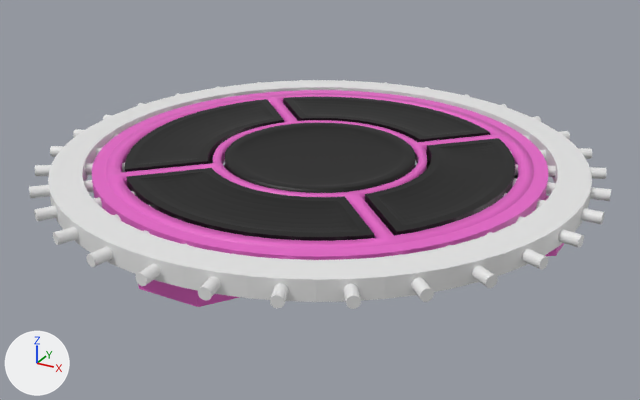
A saved change to the Blender file dpad.blend.
Camera for both pictures: a 50 mm camera at (2.08, -3.78, 1.62) aimed at (0.03, -0.05, -0.24). Arrows for +X, +Y and +Z are at lower left; the lights stay in place.

Objects in the first picture: 'Arrows', 'Circle', 'Circle.001', 'Enter', 'SMD Button Housing'.
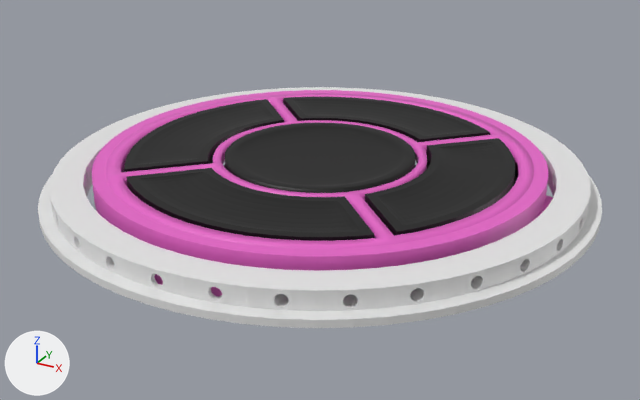
ob_empty_006 is not drawn itself; it is the parent of ob_circle_001.
ob_circle_002 is not drawn itself; it is used by a modifier of ob_circle.
ob_circle_003 is not drawn itself; it is used by a modifier of ob_circle.

Boxes [x1, y1, x2, y2] around the edits, measured in the pictures (640 x 400 px; the box of a moved part takes in the faces that stretch with it):
'Circle', mesh rescaled, moved, modifiers changed, reshaped (9% taller): before [48, 80, 592, 302]; after [38, 87, 602, 328]
'Circle.001', hidden: before [29, 80, 611, 309]
part 1 of me_circle_012, moved or reshaped: before [29, 80, 611, 309]; after [56, 172, 583, 308]

Edits to the bpy script that builds the scene:
```text
Change me_circle_012:
    where me_circle_012.from_pydata(...)  # 32 vertices, 1 face; spans x -0.0282..0.0282, y 0.9259, z 0.0266..0.083
    used by ob_circle_001; parent = ob_empty_006; location = (0.0, 0.0, 0.0); rotation_euler = (0.0, 0.0, 0.196), in degrees (0, 0, 11)
    me_circle_012 part 1: the whole mesh is scaled about its middle by (1.05, 1, 1.05)
Add me_circle_014:
    me_circle_014.from_pydata(...)  # 128 vertices, 66 faces; spans x -1.33..1.33, y -1.33..1.33, z -0.04..0.05
Add me_circle_013:
    me_circle_013.from_pydata(...)  # 256 vertices, 256 faces; spans x -1.42..1.42, y -1.42..1.42, z -0.04..0.0
Change ob_circle:
    add ob_circle.parent = ob_empty_006
    add ob_circle.matrix_parent_inverse = Matrix(((1.0, 0.0, 0.0, 0.0), (0.0, 1.0, 0.0, 0.0), (0.0, 0.0, 1.0, 0.104), (0.0, 0.0, 0.0, 1.0)))
    add _m = ob_circle.modifiers.new('Boolean.001', 'BOOLEAN')
    add _m.object = ob_circle_003
    add _m = ob_circle.modifiers.new('Boolean.002', 'BOOLEAN')
    add _m.object = ob_circle_002
    add _m.operation = 'UNION'
Change ob_circle_001:
    add ob_circle_001.hide_set(True)
Change ob_empty_006:
    ob_empty_006.location: (0.0, 0.0, -0.104) -> (0.0, 0.0, -0.151)
Add ob_circle_003:
    ob_circle_003 = bpy.data.objects.new('Circle.003', me_circle_014)
    ob_circle_003.location = (0.0, 0.0, -0.138)
    ob_circle_003.hide_set(True)
Add ob_circle_002:
    ob_circle_002 = bpy.data.objects.new('Circle.002', me_circle_013)
    ob_circle_002.location = (0.0, 0.0, -0.138)
    ob_circle_002.hide_set(True)
```
